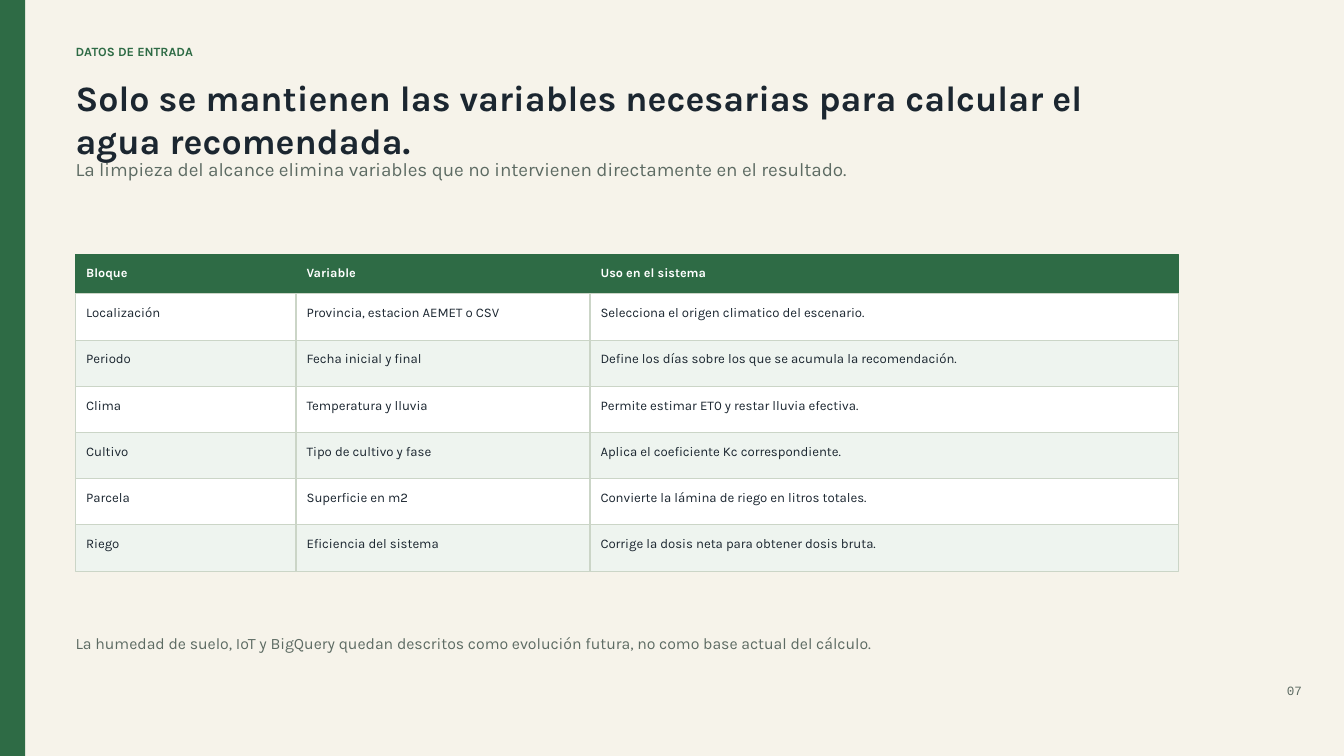
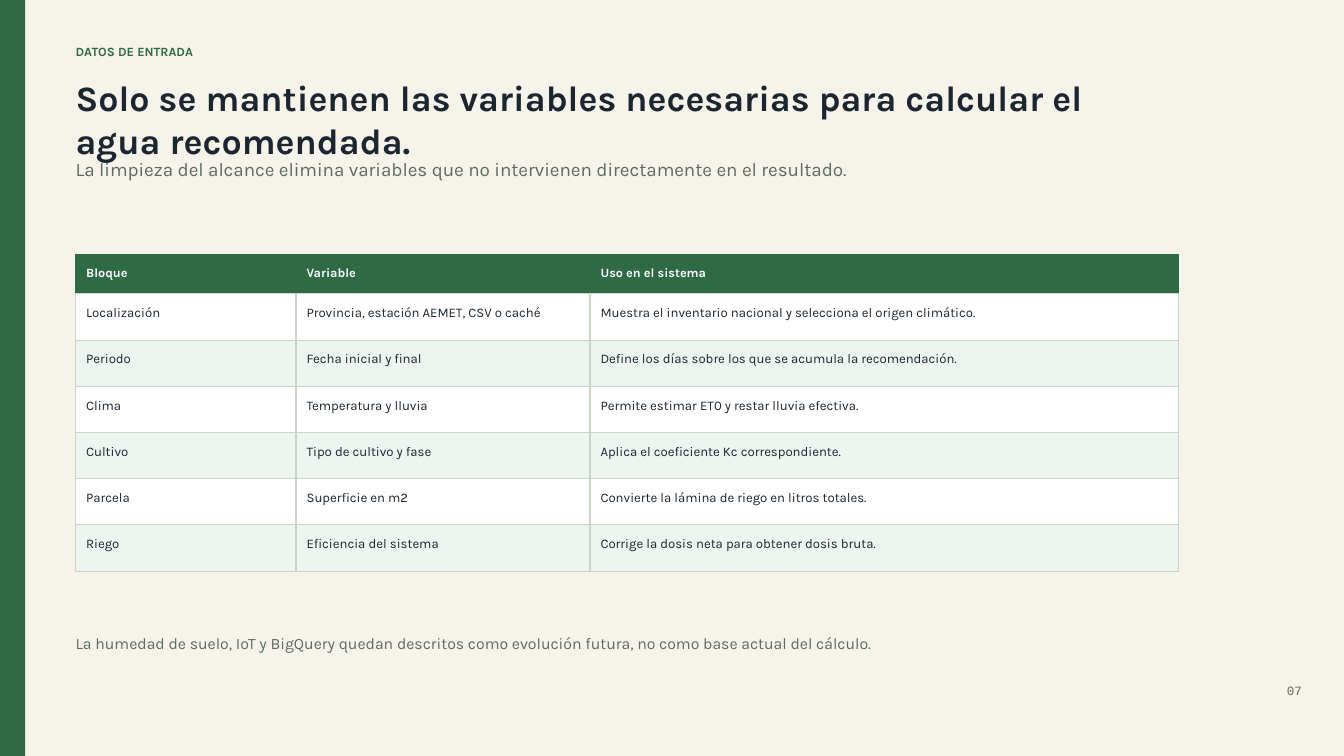
Before and after one commit to romanmaeztu/PI-Agricultura-de-Precisi-n, a slide deck: slide 7 of docs/presentacion_defensa_tfg_riego_jurado.pptx. Drawn at 1344x756 pixels with LibreOffice and Linux fonts; fonts in the diff are those of the drawing. Boxes give left, top, right and bottom in pixels: in the first picture for what was removed or moved away, otherwise in the second. Text is boxed around its words. In the diff, an @@ line names an element or a change of style, - is before the commit and + after.

```diff
--- a/docs/presentacion_defensa_tfg_riego_jurado.pptx
+++ b/docs/presentacion_defensa_tfg_riego_jurado.pptx
@@ text at (x1=307, y1=307, x2=540, y2=319): text changed @@
-Provincia, estacion AEMET o CSV
+Provincia, estación AEMET, CSV o caché
@@ text at (x1=601, y1=307, x2=975, y2=321): text changed @@
-Selecciona el origen climatico del escenario.
+Muestra el inventario nacional y selecciona el origen climático.
```
Also in this commit, not shown: 14 other slides changed, 1 slide added, 6 other files.
